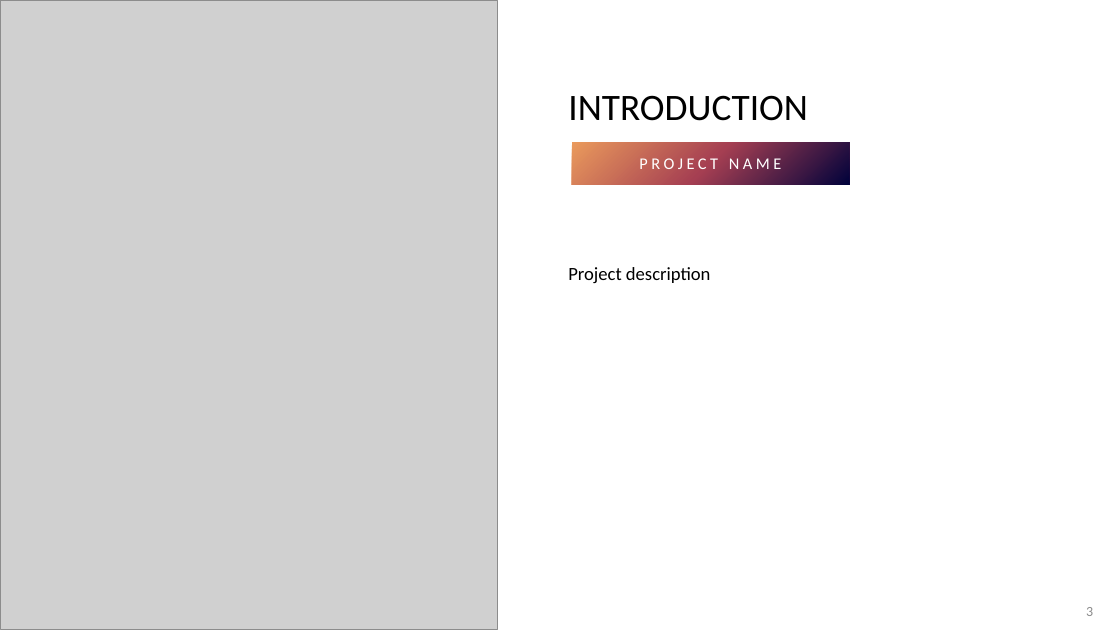
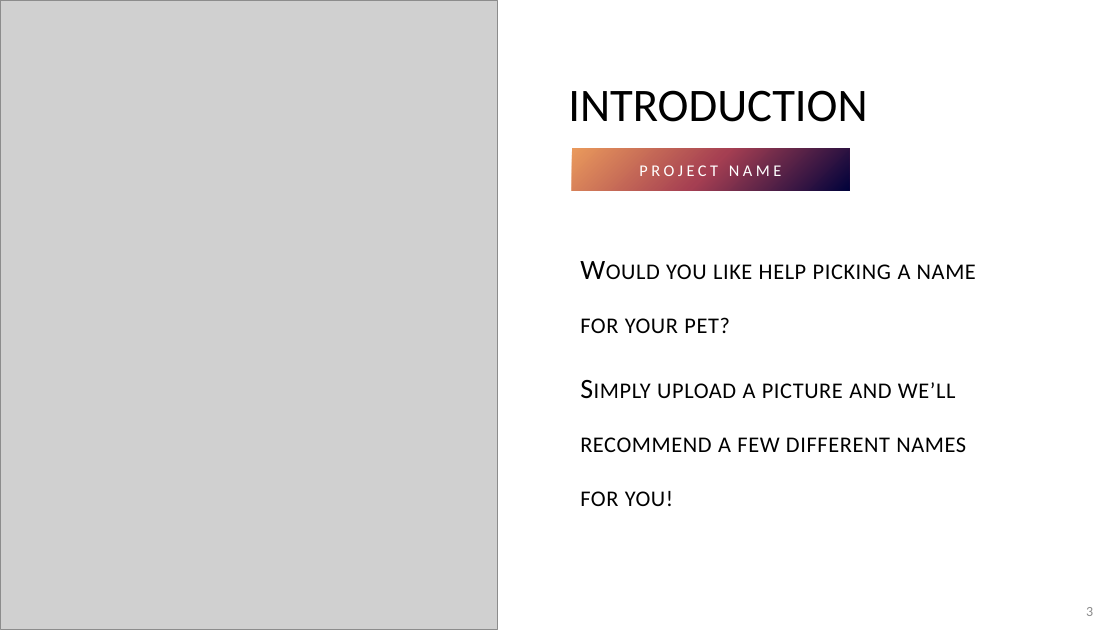
Before and after one commit to adriaonline/CPT200SP24-Team1, a slide deck: slide 3 of Phase 1 - Presentation.pptx. Drawn at 1120x630 pixels with LibreOffice and Linux fonts; fonts in the diff are those of the drawing; grey boxes stand for pictures. Boxes give left, top, right and bottom in pixels: in the first picture for what was removed or moved away, otherwise in the second. Text is boxed around its words. In the diff, an @@ line names an element or a change of style, - is before the commit and + after.

```diff
--- a/Phase 1 - Presentation.pptx
+++ b/Phase 1 - Presentation.pptx
@@ title "INTRODUCTION" at <box>568,90,867,122</box>: size 32 to 40 pt @@
@@ text "PROJECT NAME": place and size @@
-text "PROJECT NAME" at <box>572,142,849,185</box>
+text "PROJECT NAME" at <box>572,148,849,191</box>
@@ text at <box>580,264,976,506</box>: text changed; size 16 to 24 pt @@
-Project description
+Would you like help picking a name for your pet?
+Simply upload a picture and we’ll recommend a few different names for you!
```
Also in this commit, not shown: 2 other slides changed, 2 slides added, 5 slides removed, 2 other files.
